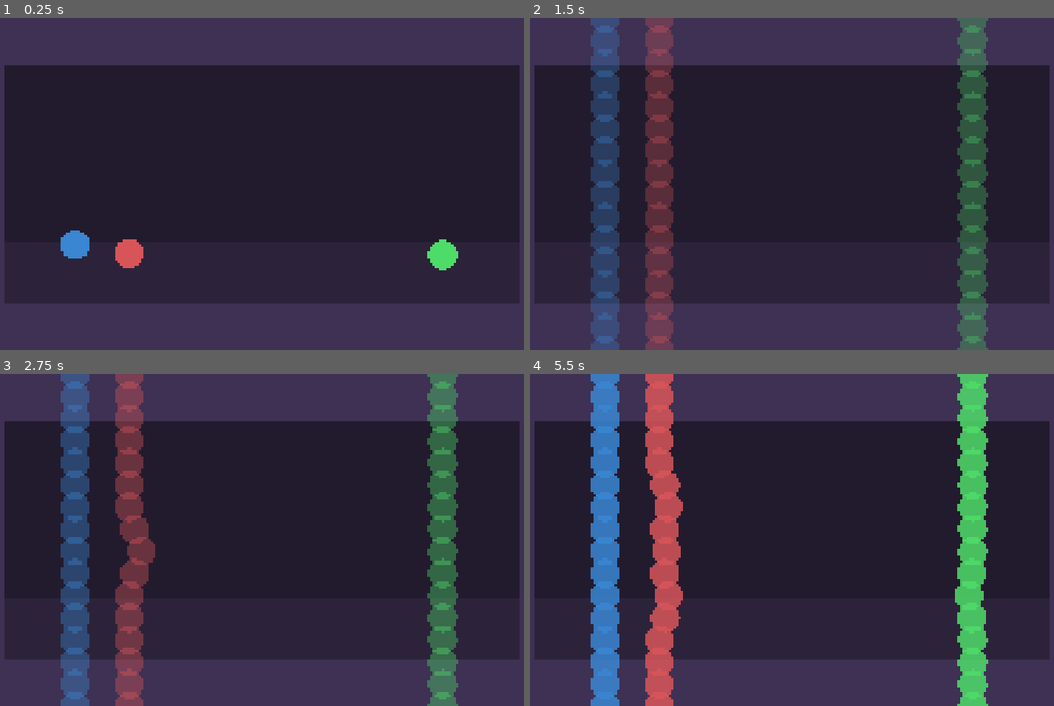
Above: before the commit, frames 1-4 (two rows, left to right).
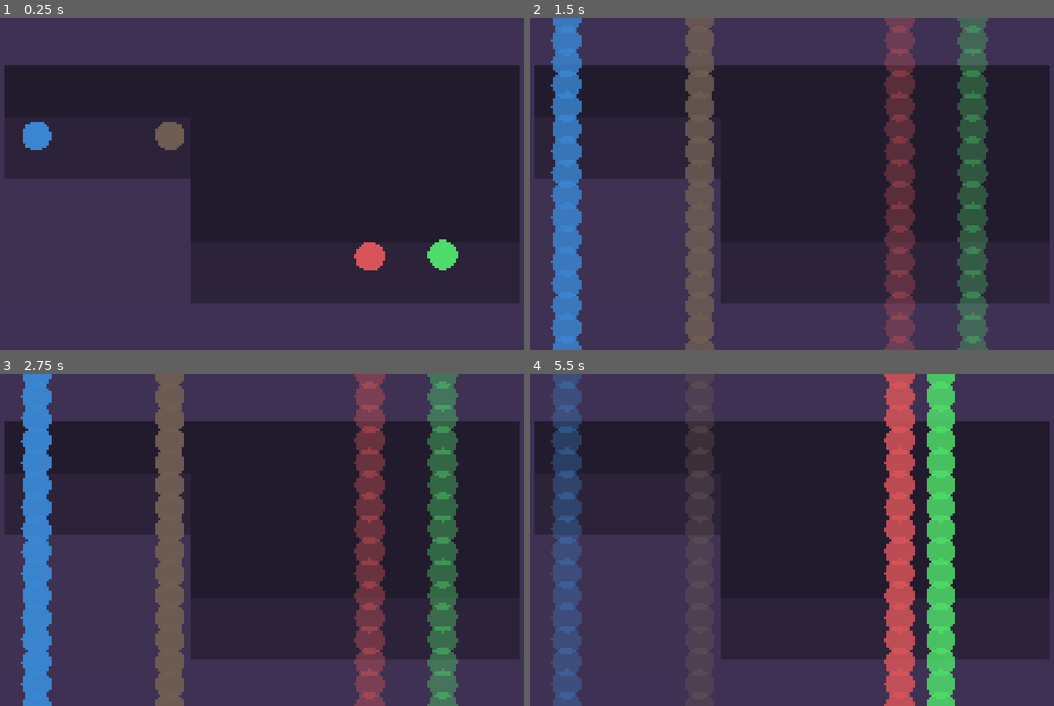
Above: after the commit, the same moments.

Repository: Z53-INCOMING/circular-present
Game: Godot game, scene res://world.tscn
Two runs of this game, one before a commit and one after it. Both use one fixed random seed, a clock stepped at 60 frames per second and the inputs below.
Inputs (mouse positions are in pixels of both pictures, inside the frame that each line leads up to):
- Up to frame 1 (0.25 s): no input
- Up to frame 2 (1.5 s): tap Enter (ui_accept) at 0.5, 0.77, 1.25 s; move the mouse to (923, 167) at 0.52 s; hold Up (ui_up) 0.53-1.28 s; click (923, 167) at 0.67 s; move the mouse to (671, 200) at 1.27 s; hold Down (ui_down) from 1.28 s (still down); click (671, 200) at 1.42 s
- Up to frame 3 (2.75 s): tap Enter (ui_accept) at 1.52, 2 s; move the mouse to (319, 466) at 2.02 s; release Down (ui_down) at 2.03 s; hold Up (ui_up) from 2.03 s (still down); click (319, 466) at 2.17 s
- Up to frame 4 (5.5 s): move the mouse to (760, 606) at 2.77 s; click (760, 606) at 2.92 s; tap Enter (ui_accept) at 3.02, 3.5, 3.77, 4.52 s; move the mouse to (970, 589) at 3.52 s; release Up (ui_up) at 3.53 s; hold Down (ui_down) from 3.53 s (still down); click (970, 589) at 3.67 s; move the mouse to (613, 490) at 4.27 s; click (613, 490) at 4.42 s; move the mouse to (823, 540) at 5.02 s; click (823, 540) at 5.17 s

The runs differ from the first frame. In frame 1, 8.5% of the frame differs, in the area x 0-74%, y 31-76%; in frame 2, 26%; in frame 3, 28%; in frame 4, 37%, in the area x 0-88%, y 0-100%.

Commit message:
dragging doesn't suck ass anymore

Diff:
--- a/circular_present_object.gd
+++ b/circular_present_object.gd
@@ -77,14 +77,26 @@
 	if Input.is_action_just_pressed("ui_accept"):
 		uy_flipped = !uy_flipped
 
-	if selected != -1:
+	if selected > -1:
 		var closest_to_mouse = get_child(selected)
 
-		closest_to_mouse.apply_central_impulse((get_global_mouse_position() - closest_to_mouse.global_position) * 0.5)
+		closest_to_mouse.apply_central_impulse((get_global_mouse_position() - closest_to_mouse.global_position) * delta * 216.0)
+		closest_to_mouse.linear_damp = 16.0
+	elif selected == -2:
+		for i in present_resolution:
+			var object = get_child(i)
+
+			object.apply_central_impulse((get_global_mouse_position() - object.global_position) * delta * 216.0)
+			object.linear_damp = 16.0
+	else:
+		for i in present_resolution:
+			var object = get_child(i)
+
+			object.linear_damp = 0.0
 
 func _input(event):
 	if event is InputEventMouseButton:
-		if event.button_index == MOUSE_BUTTON_LEFT:
+		if event.button_index == MOUSE_BUTTON_LEFT or event.button_index == MOUSE_BUTTON_RIGHT:
 			if event.pressed:
 				var camera_u_index := int((get_parent().camera_u / TAU) * present_resolution)
 				if uy_flipped:
@@ -96,9 +108,9 @@
 
 				if uy_flipped:
 					if absf(get_global_mouse_position().x - closest_to_mouse.global_position.x) < 64.0:
-						selected = camera_u_index
+						selected = -2 if event.button_index == MOUSE_BUTTON_LEFT else camera_u_index
 				else:
 					if get_global_mouse_position().distance_to(closest_to_mouse.global_position) < 64.0:
-						selected = camera_u_index
+						selected = -2 if event.button_index == MOUSE_BUTTON_LEFT else camera_u_index
 			else:
 				selected = -1
--- a/world.tscn
+++ b/world.tscn
@@ -13,6 +13,9 @@
 
 [sub_resource type="WorldBoundaryShape2D" id="WorldBoundaryShape2D_aqk2v"]
 normal = Vector2(0, 1)
+
+[sub_resource type="RectangleShape2D" id="RectangleShape2D_fj7yv"]
+size = Vector2(812, 541)
 
 [node name="World" type="Node2D"]
 script = ExtResource("1_f3sb7")
@@ -57,12 +60,38 @@
 position = Vector2(1295, 208)
 shape = SubResource("WorldBoundaryShape2D_aqk2v")
 
+[node name="Cliff" type="StaticBody2D" parent="."]
+collision_layer = 4294967295
+collision_mask = 4294967295
+
+[node name="Collider" type="CollisionShape2D" parent="Cliff"]
+position = Vector2(568, 844.5)
+shape = SubResource("RectangleShape2D_fj7yv")
+
+[node name="ColorRect" type="ColorRect" parent="Cliff"]
+offset_left = 162.0
+offset_top = 574.0
+offset_right = 974.0
+offset_bottom = 1239.0
+color = Color(0.243137, 0.192157, 0.321569, 1)
+
+[node name="ColorRect2" type="ColorRect" parent="Cliff"]
+offset_left = 162.0
+offset_top = 434.0
+offset_right = 974.0
+offset_bottom = 696.0
+color = Color(0.172549, 0.137255, 0.227451, 1)
+
 [node name="CircularPresentObject" parent="." instance=ExtResource("2_fj7yv")]
-position = Vector2(471, 838)
+position = Vector2(304, 432)
 color = Color(0.228265, 0.526167, 0.825856, 1)
 
 [node name="CircularPresentObject2" parent="." instance=ExtResource("2_fj7yv")]
-position = Vector2(705, 900)
+position = Vector2(882, 421)
+color = Color(0.438902, 0.368012, 0.329136, 1)
+
+[node name="CircularPresentObject4" parent="." instance=ExtResource("2_fj7yv")]
+position = Vector2(1747, 888)
 color = Color(0.846222, 0.334068, 0.351221, 1)
 
 [node name="CircularPresentObject3" parent="." instance=ExtResource("2_fj7yv")]
Not shown, added: export_presets.cfg
Not shown: 1 places in world.tscn that only renumber resources
